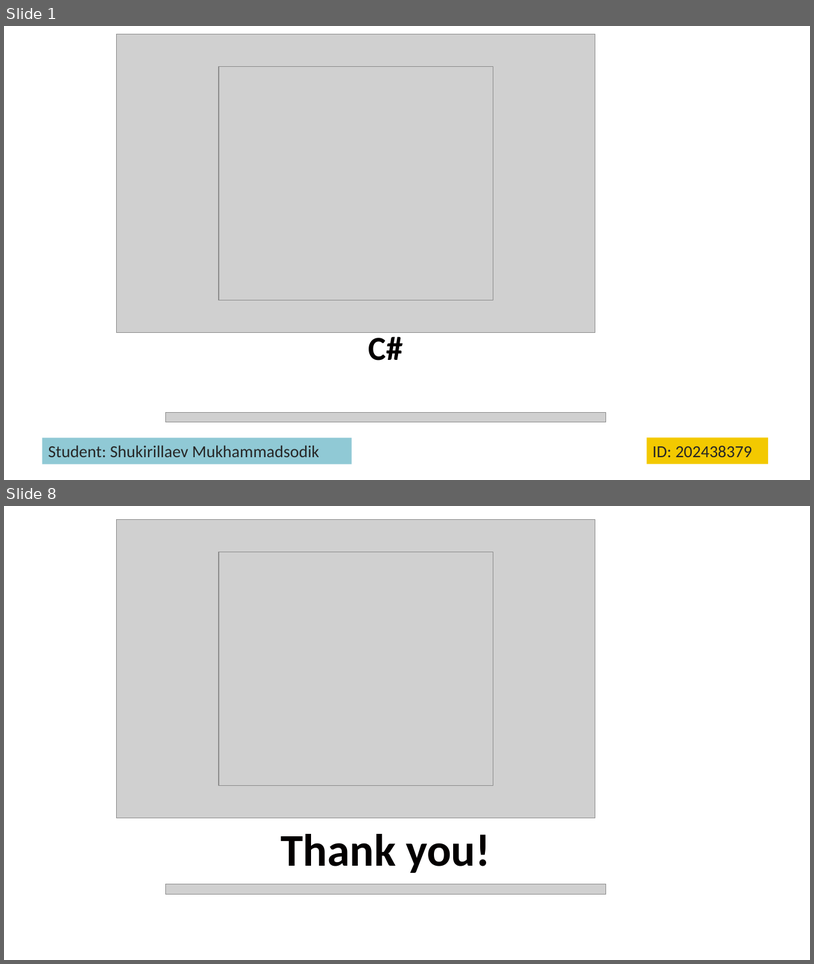
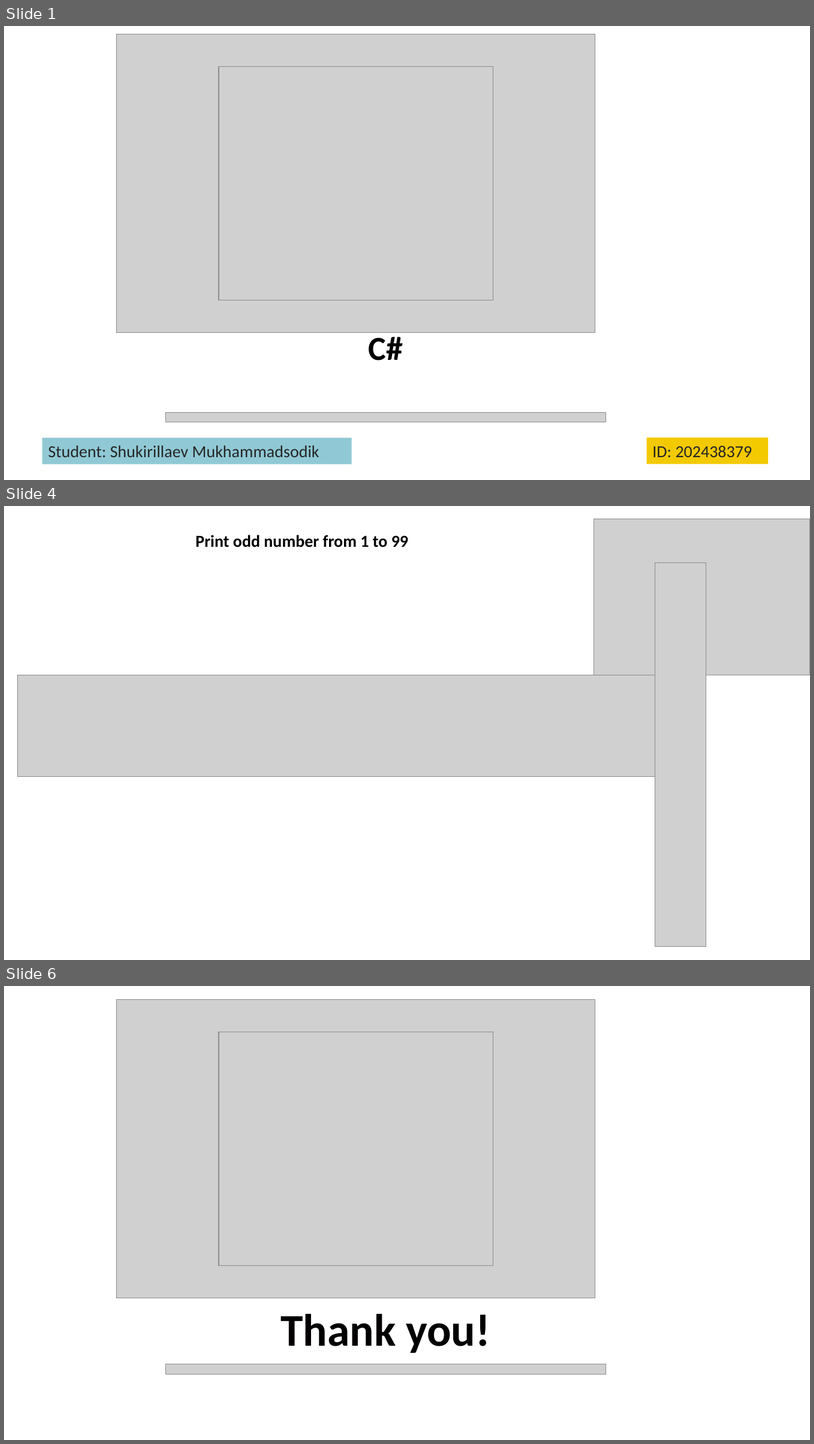
Before and after one commit to McLight-Note/CPro, a slide deck: Lesson-8/ClassWork.pptx. Shown one above the other, each under a label of ours: slides 1 and 8 before the commit, slides 1, 4 and 6 after it; the slides between them are not shown. The pictures are 814x964 and 814x1444 pixels, drawn with LibreOffice and Linux fonts; fonts in the diff are those of the drawing; grey boxes stand for pictures. Boxes give left, top, right and bottom in pixels: in the first picture for what was removed or moved away, otherwise in the second. Text is boxed around its words. In the diff, an @@ line names an element or a change of style, - is before the commit and + after.

```diff
--- a/Lesson-8/ClassWork.pptx
+++ b/Lesson-8/ClassWork.pptx
@@ slide 4 added at (4, 506, 810, 960), background #FFFFFF @@
@@ picture added at (594, 519, 810, 675) @@
@@ text added at (195, 535, 408, 547), 20 pt, text #030000, bold @@
+Print odd number from 1 to 99
@@ picture added at (656, 563, 707, 946) @@
@@ picture added at (18, 675, 656, 777) @@
@@ what was slide 8 is now slide 6 @@
```
Also in this commit, not shown: 2 slides changed, 1 other slide added, 4 slides removed, 12 other files.
